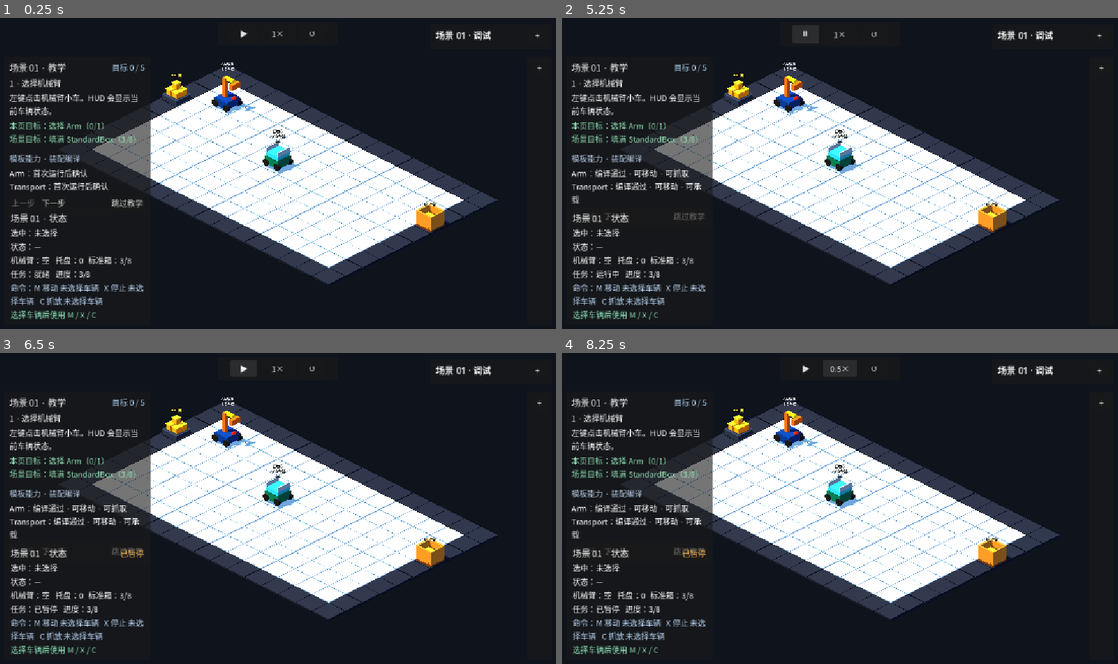
Above: before the commit, frames 1-4 (two rows, left to right).
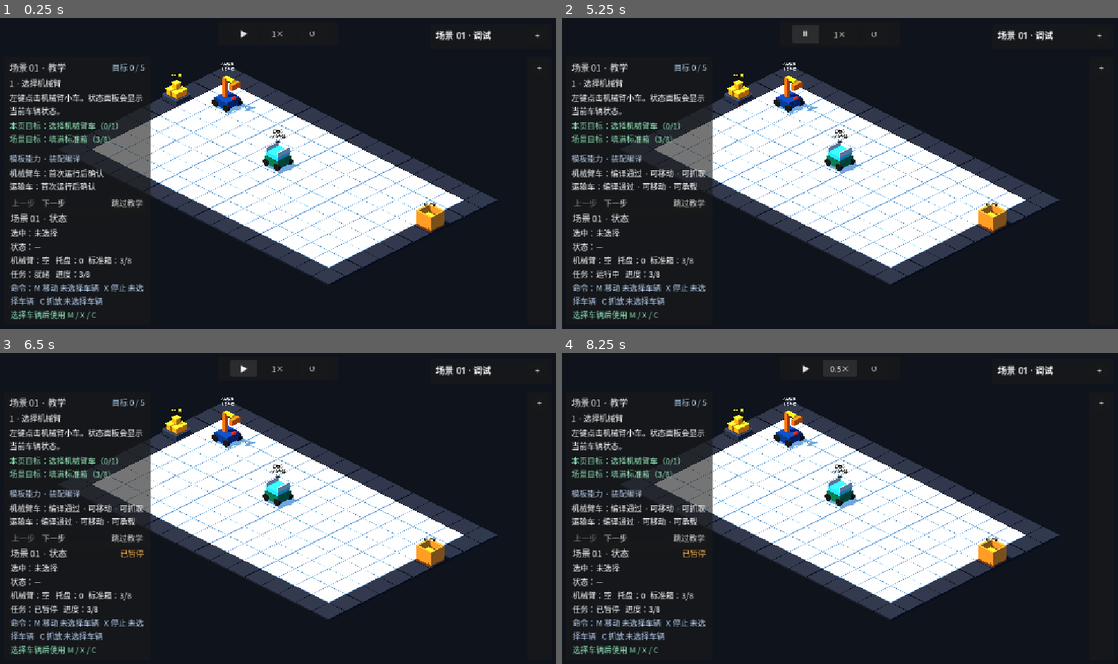
Above: after the commit, the same moments.

Repository: Ri0n72Y/automata
Game: Godot game, scene res://scenes/scene_01/scene_01_basic_packing.tscn
The game is run twice, just before and just after one commit, with the same random seed, the same clock (stepped at 60 frames per second) and the same inputs.
Inputs:
- Up to frame 1 (0.25 s): no input
- Up to frame 2 (5.25 s): click "下一步" at 0.5 s; click "上一步" at 1.25 s; click "跳过教学" at 2 s; click "+" at 2.75 s; click "−" at 3.5 s; click "教学" at 4.25 s; click "▶" at 5 s
- Up to frame 3 (6.5 s): click "⏸" at 5.75 s
- Up to frame 4 (8.25 s): click "1×" at 6.5 s; click "2×" at 7.25 s; click "4×" at 8 s

The runs differ from the first frame. In frame 1, 1.3% of the frame differs, in the area x 1-26%, y 24-57%; in frame 2, 1.8%, in the area x 1-26%, y 24-66%; in frame 3, 1.8%; in frame 4, 1.8%.

Commit message:
fix(scene-01): finish Chinese UI copy cleanup

Diff:
--- a/scripts/scene_01/scene_01_debug_controls.gd
+++ b/scripts/scene_01/scene_01_debug_controls.gd
@@ -72,17 +72,17 @@
 
 func _on_rotate_left_pressed() -> void:
 	_call_scene_action("preview_rotate_grid", [-1])
-	_update_status("GridRoot 已旋转 -90°")
+	_update_status("网格已旋转 -90°")
 
 
 func _on_rotate_right_pressed() -> void:
 	_call_scene_action("preview_rotate_grid", [1])
-	_update_status("GridRoot 已旋转 +90°")
+	_update_status("网格已旋转 +90°")
 
 
 func _on_offset_pressed() -> void:
 	_call_scene_action("preview_toggle_grid_offset")
-	_update_status("GridRoot 偏移状态已切换")
+	_update_status("网格偏移状态已切换")
 
 
 func _on_reset_pressed() -> void:
@@ -92,7 +92,7 @@
 
 func _on_restore_pressed() -> void:
 	_call_scene_action("preview_restore_grid_transform")
-	_update_status("GridRoot 变换已恢复")
+	_update_status("网格变换已恢复")
 
 
 func _sync_coordinates_button() -> void:
--- a/scripts/scene_01/scene_01_program_source.gd
+++ b/scripts/scene_01/scene_01_program_source.gd
@@ -112,7 +112,7 @@
 			continue
 		var target_type := int(program.get_statement(target_index).get("type", -1))
 		if target_type != ProgramScript.StatementType.MOVE_TO and target_type != ProgramScript.StatementType.GRAB_DROP and target_type != ProgramScript.StatementType.ROTATE:
-			diagnostics.append(_diagnostic(int(repeat["line"]), &"repeat_target_source_invalid", "repeat target must reference an earlier vehicle statement."))
+			diagnostics.append(_diagnostic(int(repeat["line"]), &"repeat_target_source_invalid", "repeat 目标必须指向之前的车辆命令。"))
 			continue
 		program.set_repeat(repeat_index, int(repeat["count"]), target_index)
 
--- a/scripts/scene_01/scene_01_program_validator.gd
+++ b/scripts/scene_01/scene_01_program_validator.gd
@@ -83,7 +83,7 @@
 		return
 	var target_type := int(program.get_statement(target_index).get("type", -1))
 	if target_type != ProgramScript.StatementType.MOVE_TO and target_type != ProgramScript.StatementType.GRAB_DROP and target_type != ProgramScript.StatementType.ROTATE:
-		diagnostics.append(_diagnostic(&"invalid_repeat_target", "Repeat target must reference an earlier vehicle statement.", index))
+		diagnostics.append(_diagnostic(&"invalid_repeat_target", "重复目标必须指向之前的车辆命令。", index))
 		return
 	for nested_index in range(target_index, index):
 		if int(program.get_statement(nested_index).get("type", -1)) == ProgramScript.StatementType.REPEAT:
@@ -103,7 +103,7 @@
 		var repeat_count := int(statement.get("repeat_count", 1))
 		expanded_steps += (repeat_count - 1) * (index - target_index + 1)
 		if expanded_steps > MAX_EXPANDED_STEPS:
-			diagnostics.append(_diagnostic(&"program_too_large", "Expanded Program exceeds %d execution steps." % MAX_EXPANDED_STEPS, index))
+			diagnostics.append(_diagnostic(&"program_too_large", "程序展开后超过 %d 个执行步骤。" % MAX_EXPANDED_STEPS, index))
 			return
 
 func _append_requirement(result: Dictionary, vehicle_id: StringName, capability: StringName) -> void:
--- a/scripts/scene_01/scene_01_tutorial_ui.gd
+++ b/scripts/scene_01/scene_01_tutorial_ui.gd
@@ -67,21 +67,21 @@
 	var state := "1/1" if _tutorial.is_goal_complete(step) else "0/1"
 	var page_goal := ""
 	match step:
-		TutorialScript.Step.SELECT_ARM: page_goal = "选择 Arm（%s）" % state
+		TutorialScript.Step.SELECT_ARM: page_goal = "选择机械臂车（%s）" % state
 		TutorialScript.Step.MANUAL_PICKUP: page_goal = "手动抓取方块（%s）" % state
 		TutorialScript.Step.MANUAL_DROP: page_goal = "箱子计数 +1（%s）" % state
-		TutorialScript.Step.PROGRAM_RUN: page_goal = "Program 自动装箱 +1（%s）" % state
-		TutorialScript.Step.MULTI_VEHICLE: page_goal = "同一 Program 控制 Arm + Transport（%s）" % state
+		TutorialScript.Step.PROGRAM_RUN: page_goal = "程序自动装箱 +1（%s）" % state
+		TutorialScript.Step.MULTI_VEHICLE: page_goal = "同一程序控制机械臂车 + 运输车（%s）" % state
 		_: page_goal = "教学目标（5/5）"
 	var current_box := _observable.get_standard_box_count() if _observable.is_configured() else 0
 	var target_box := int(_root.call("get_mission_target_count"))
-	return "本页目标：%s\n场景目标：填满 StandardBox（%d/%d）" % [page_goal, current_box, target_box]
+	return "本页目标：%s\n场景目标：填满标准箱（%d/%d）" % [page_goal, current_box, target_box]
 
 
 func _capability_summary() -> String:
 	return "%s\n%s" % [
-		_capability_line(VehicleManagerScript.ARM_VEHICLE_ID, "Arm", true),
-		_capability_line(VehicleManagerScript.TRANSPORT_VEHICLE_ID, "Transport", false),
+		_capability_line(VehicleManagerScript.ARM_VEHICLE_ID, "机械臂车", true),
+		_capability_line(VehicleManagerScript.TRANSPORT_VEHICLE_ID, "运输车", false),
 	]
 
 
@@ -118,9 +118,9 @@
 
 func _step_body(step: int) -> String:
 	match step:
-		TutorialScript.Step.SELECT_ARM: return "左键点击机械臂小车。HUD 会显示当前车辆状态。"
+		TutorialScript.Step.SELECT_ARM: return "左键点击机械臂小车。状态面板会显示当前车辆状态。"
 		TutorialScript.Step.MANUAL_PICKUP: return "M 选择方块堆旁目标格；A/D 每次旋转 90°；C 抓取。"
 		TutorialScript.Step.MANUAL_DROP: return "移动到标准箱旁并按 C 放入方块。提示：可从上方灵动岛切换倍速。"
-		TutorialScript.Step.PROGRAM_RUN: return "打开右侧 PROGRAM，用 Arm 的 MoveTo + Rotate + GrabDrop 完成一次真实装箱。"
-		TutorialScript.Step.MULTI_VEHICLE: return "在同一成功装箱程序加入 Transport MoveTo；每条命令显式写 vehicle_id。"
-		_: return "五个教学目标均已完成；场景最终目标仍是填满 StandardBox。"
+		TutorialScript.Step.PROGRAM_RUN: return "打开右侧程序面板，用机械臂车的移动、旋转和抓放命令完成一次真实装箱。"
+		TutorialScript.Step.MULTI_VEHICLE: return "在同一成功装箱程序中加入运输车移动命令；每条命令都显式指定车辆 ID。"
+		_: return "五个教学目标均已完成；场景最终目标仍是填满标准箱。"
